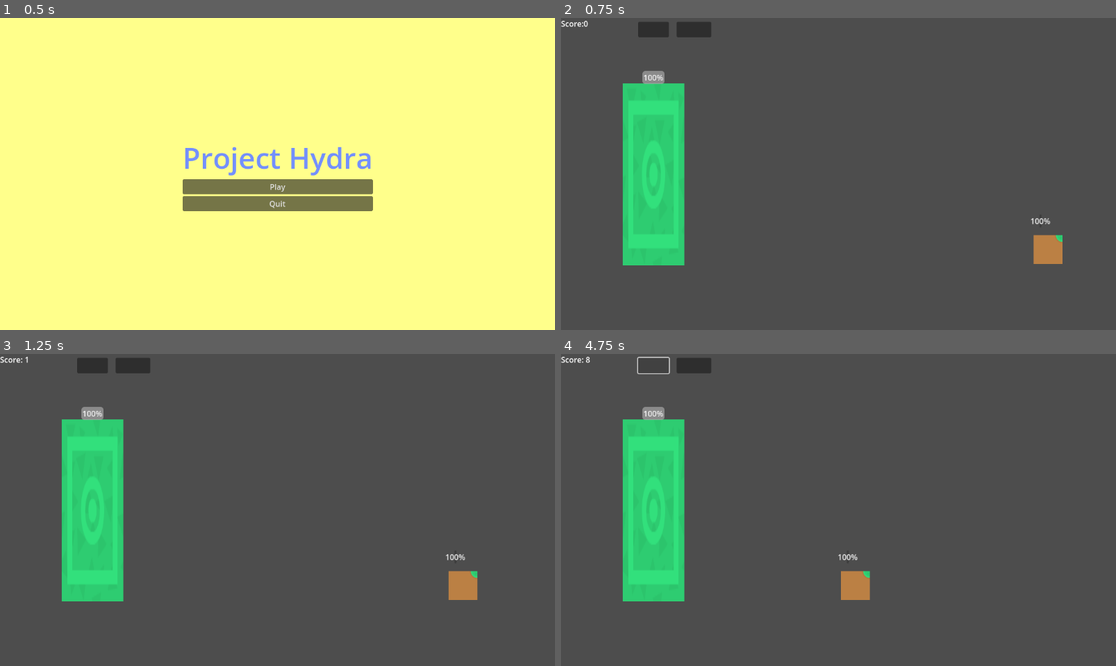
Above: before the commit, frames 1-4 (two rows, left to right).
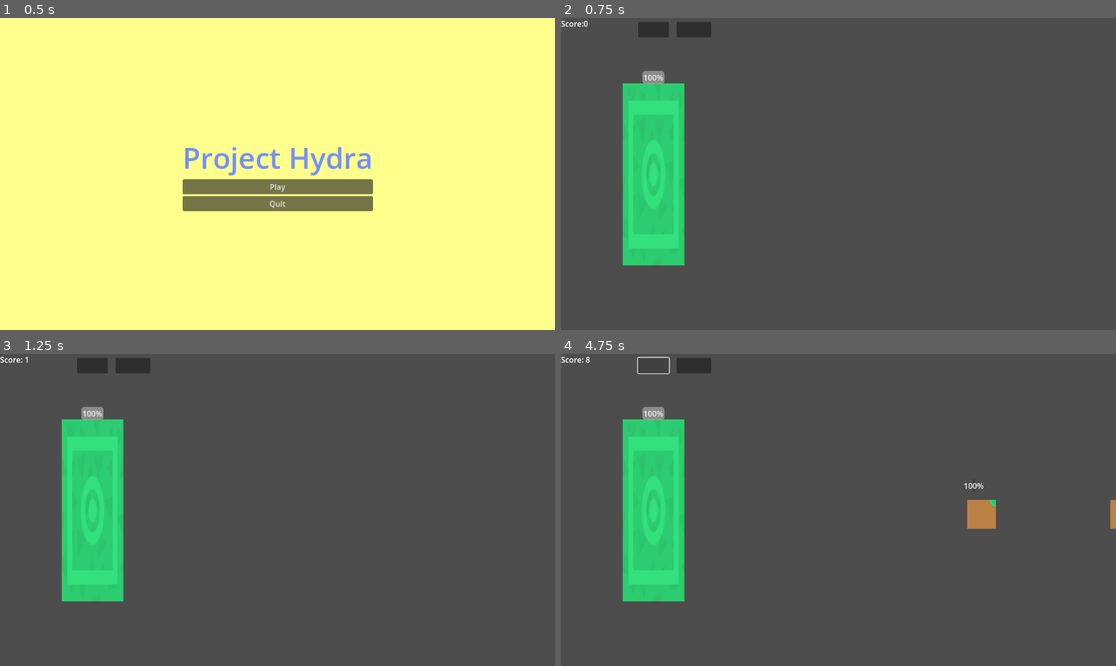
Above: after the commit, the same moments.

Repository: Gabbosenpai/Project-Hydra
Game: Godot game, scene res://Scene/menu.tscn
Same seed, same stepped clock (60 frames per second), same inputs: the game is played once before the commit and once after it.
Inputs (mouse positions are in pixels of both pictures, inside the frame that each line leads up to):
- Up to frame 1 (0.5 s): no input
- Up to frame 2 (0.75 s): click "Play" at 0.5 s
- Up to frame 3 (1.25 s): no input
- Up to frame 4 (4.75 s): click (655, 366) at 1.25 s; click (694, 366) at 2 s; click (655, 366) at 2.75 s; click (694, 366) at 3.5 s; click (655, 366) at 4.25 s

Frame 1 is identical in both runs. In frame 2, 0.5% of the frame differs, in the area x 84-91%, y 64-79%; in frame 3, 0.5%; in frame 4, 1.2%, in the area x 49-100%, y 41-79%.

Commit message:
Aggiunta wave nemici

Diff:
--- a/Scene/enemy.tscn
+++ b/Scene/enemy1.tscn
@@ -1,14 +1,14 @@
 [gd_scene load_steps=4 format=3 uid="uid://cngcitewp6i3d"]
 
-[ext_resource type="Script" uid="uid://d20webiih6nqs" path="res://Script/enemy.gd" id="1_7k104"]
+[ext_resource type="Script" uid="uid://d20webiih6nqs" path="res://Script/enemy1.gd" id="1_7k104"]
 [ext_resource type="Texture2D" uid="uid://bl2da0yunnjhr" path="res://towerDefense_tile046.png" id="2_4gyqm"]
 
 [sub_resource type="RectangleShape2D" id="RectangleShape2D_4gyqm"]
 size = Vector2(59.75, 57)
 
-[node name="Enemy" type="Area2D" groups=["Enemy"]]
+[node name="Enemy1" type="Area2D" groups=["Enemy"]]
 script = ExtResource("1_7k104")
-damage = 700
+damage = 0
 metadata/_edit_group_ = true
 
 [node name="Sprite2D" type="Sprite2D" parent="."]
--- /dev/null
+++ b/Scene/enemy2.tscn
@@ -0,0 +1,31 @@
+[gd_scene load_steps=4 format=3 uid="uid://dy86xsudrv76b"]
+
+[ext_resource type="Script" uid="uid://8qpd8s6c28hn" path="res://Script/enemy2.gd" id="1_4w621"]
+[ext_resource type="Texture2D" uid="uid://bl2da0yunnjhr" path="res://towerDefense_tile046.png" id="2_fkhb3"]
+
+[sub_resource type="RectangleShape2D" id="RectangleShape2D_4gyqm"]
+size = Vector2(59.75, 57)
+
+[node name="Enemy2" type="Area2D" groups=["Enemy"]]
+script = ExtResource("1_4w621")
+damage = 0
+metadata/_edit_group_ = true
+
+[node name="Sprite2D" type="Sprite2D" parent="."]
+position = Vector2(-2, 33)
+scale = Vector2(0.46875, 0.46875)
+texture = ExtResource("2_fkhb3")
+
+[node name="CollisionShape2D" type="CollisionShape2D" parent="."]
+position = Vector2(-1.125, 33)
+shape = SubResource("RectangleShape2D_4gyqm")
+
+[node name="HealthBar" type="ProgressBar" parent="."]
+offset_left = -20.0
+offset_top = -40.0
+offset_right = -16.0
+offset_bottom = -13.0
+max_value = 3.0
+value = 3.0
+
+[connection signal="area_entered" from="." to="." method="_on_area_entered"]
--- a/Scene/main.tscn
+++ b/Scene/main.tscn
@@ -1,9 +1,11 @@
-[gd_scene load_steps=5 format=3 uid="uid://d23c2o8pjttle"]
+[gd_scene load_steps=7 format=3 uid="uid://d23c2o8pjttle"]
 
 [ext_resource type="Script" uid="uid://c084a6xmy5r4j" path="res://Script/main.gd" id="1_ig7tw"]
 [ext_resource type="PackedScene" uid="uid://bv6d6te1bbuk6" path="res://Scene/tower.tscn" id="2_h2yge"]
-[ext_resource type="PackedScene" uid="uid://cngcitewp6i3d" path="res://Scene/enemy.tscn" id="3_1bvp3"]
+[ext_resource type="PackedScene" uid="uid://cngcitewp6i3d" path="res://Scene/enemy1.tscn" id="3_1bvp3"]
 [ext_resource type="AudioStream" uid="uid://xwsnyk4f7obk" path="res://OST/Eric Skiff - Underclocked ♫ NO COPYRIGHT 8-bit Music + Background.mp3" id="4_1bvp3"]
+[ext_resource type="PackedScene" uid="uid://dy86xsudrv76b" path="res://Scene/enemy2.tscn" id="5_3amdw"]
+[ext_resource type="Script" uid="uid://bxyae5sonf3nh" path="res://Script/EnemySpawner.gd" id="6_1xcnr"]
 
 [node name="main" type="Node2D"]
 script = ExtResource("1_ig7tw")
@@ -17,9 +19,6 @@
 
 [node name="Tower" parent="." instance=ExtResource("2_h2yge")]
 position = Vector2(192, 111)
-
-[node name="Enemy" parent="." instance=ExtResource("3_1bvp3")]
-position = Vector2(1030, 448)
 
 [node name="ScoreTimer" type="Timer" parent="."]
 wait_time = 0.5
@@ -44,6 +43,11 @@
 offset_right = 312.0
 offset_bottom = 40.0
 
+[node name="EnemySpawner" type="Node2D" parent="."]
+script = ExtResource("6_1xcnr")
+enemy1_scene = ExtResource("3_1bvp3")
+enemy2_scene = ExtResource("5_3amdw")
+
 [connection signal="timeout" from="ScoreTimer" to="." method="_on_score_timer_timeout"]
 [connection signal="pressed" from="CanvasLayer2/PlaceCannonButton1" to="." method="_on_place_cannon_button_1_pressed"]
 [connection signal="pressed" from="CanvasLayer2/PlaceCannonButton2" to="." method="_on_place_cannon_button_2_pressed"]
--- /dev/null
+++ b/Script/EnemySpawner.gd
@@ -0,0 +1,51 @@
+extends Node2D
+
+# Esportazione scene nemici dall'Inspector
+@export var enemy1_scene: PackedScene
+@export var enemy2_scene: PackedScene
+
+# Punto spawn
+@export var spawn_position = Vector2(1500, 300)
+
+# Impostazione dell' ondate
+@export var enemies_per_wave: int = 5
+@export var time_between_spawns: float = 1.0
+@export var time_between_waves: float = 5.0
+
+var current_wave = 0  #numero nemico corrente
+var enemies_spawned = 0  #quanti ne sono spawnati
+
+func _ready():
+	start_wave()
+
+# Avvia una nuova ondata
+func start_wave():
+	current_wave += 1
+	enemies_spawned = 0
+	print("Wave ", current_wave)
+	await spawn_enemies()
+
+# Spawna tutti i nemici per un'ondata
+func spawn_enemies():
+	for i in range(enemies_per_wave):
+		# Scegli a caso tra i due tipi di nemico
+		var scene_to_spawn: PackedScene #variabile che contiene la scena del nemico che deve spawnare
+		if randf() < 0.5:
+			scene_to_spawn = enemy1_scene
+		else:
+			scene_to_spawn = enemy2_scene
+
+		# Istanzia il nemico 1 o 2
+		var enemy = scene_to_spawn.instantiate()
+
+		call_deferred("add_child", enemy) #per evitare conflitti durante l'aggiornamento
+		enemy.global_position = spawn_position
+		# Incrementa il contatore dei nemici spawnati
+		enemies_spawned += 1
+
+		# Aspetta prima di spawnare il prossimo
+		await get_tree().create_timer(time_between_spawns).timeout
+
+	# Quando tutti i nemici sono spawniati, aspetta e avvia la successiva ondata
+	await get_tree().create_timer(time_between_waves).timeout
+	start_wave()  # Avvia la prossima ondata solo dopo aver completato la precedente
--- /dev/null
+++ b/Script/enemy2.gd
@@ -0,0 +1,29 @@
+extends Area2D
+
+@export var speed: float = 150.0
+@export var damage: int = 10
+@export var max_health: int = 5
+
+var current_health: int
+
+@onready var health_bar = $HealthBar
+
+func _ready():
+	add_to_group("Enemy")
+	current_health = max_health
+	health_bar.max_value = max_health
+	health_bar.value = current_health
+
+func _process(delta):
+	position.x -= speed * delta
+
+func _on_area_entered(area: Area2D) -> void:
+	if area.is_in_group("Tower"):
+		area.take_damage(damage)
+		queue_free()  # Sparisce dopo l’attacco
+
+func take_damage(amount: int) -> void:
+	current_health -= amount
+	health_bar.value = current_health
+	if current_health <= 0:
+		queue_free()
Not shown, added: Script/EnemySpawner.gd.uid
Renamed: Script/enemy.gd -> Script/enemy1.gd
Renamed: Script/enemy.gd.uid -> Script/enemy1.gd.uid
Not shown, added: Script/enemy2.gd.uid
